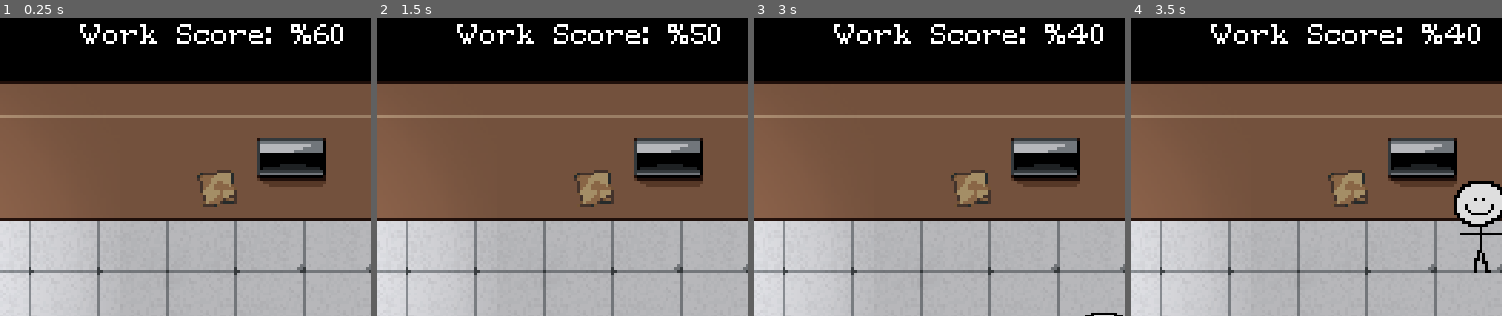
Above: before the commit, frames 1-4 (left to right).
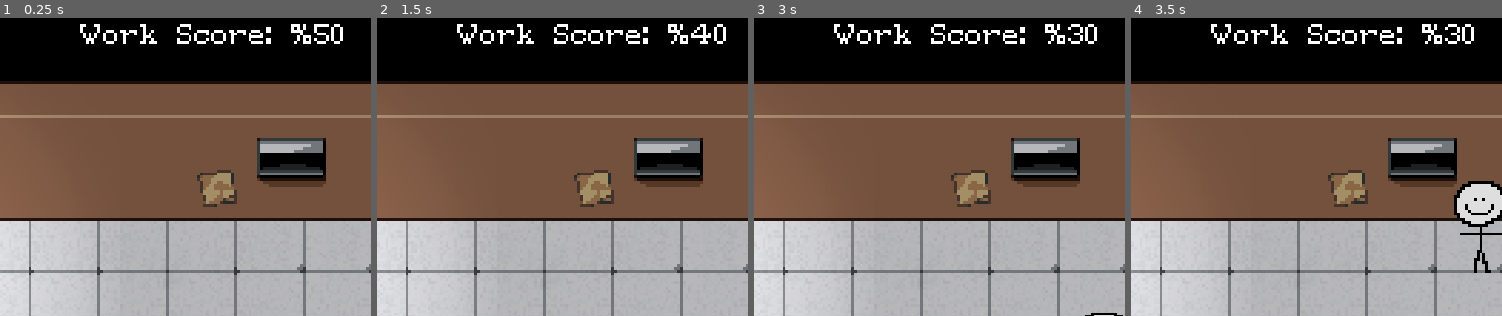
Above: after the commit, the same moments.

Repository: ChespinBlue/chespinblue-acerolagamjam0
Game: Godot game, scene res://main.tscn
Two runs of this game, one before a commit and one after it. Both use one fixed random seed, a clock stepped at 60 frames per second and the inputs below.
Inputs:
- Up to frame 1 (0.25 s): no input
- Up to frame 2 (1.5 s): tap Enter at 0.5 s; hold D (right) 0.53-1.28 s; hold E (interact) 0.53-1.28 s; hold S (down) from 1.28 s (still down); tap T (test) at 1.35 s
- Up to frame 3 (3 s): tap Space at 2 s; release S (down) at 2.03 s; hold D (right) 2.03-2.78 s; hold E (interact) 2.03-2.78 s; tap Enter at 2.75 s; hold W (up) from 2.78 s (still down); tap T (test) at 2.85 s
- Up to frame 4 (3.5 s): keep holding W (up)
The pictures show only the part of the screen within x 50-100%, y 0-50%; the shares and areas given below are measured in that part.

The runs differ from the first frame. In frame 1, less than 0.1% of the frame differs, in the area x 84-89%, y 2-7%; in frame 2, 0.4%, in the area x 84-95%, y 2-9%; in frame 3, 0.4%; in frame 4, 0.4%.

Commit message:
order 1 profile picture

Diff:
--- a/Work_Score.gd
+++ b/Work_Score.gd
@@ -1,16 +1,19 @@
 extends Control
 @onready var workscoreS = $Label
-
-# Called when the node enters the scene tree for the first time.
+@onready var workscoreColor = $Label/theme_override_colors/font_color
+# Called when the node enters the scne tree for the first time.
 func _ready():
 	workscoreS.text = str("Work Score: %",workscore)
 
 
 # Called every frame. 'delta' is the elapsed time since the previous frame.
 func _process(delta):
-	pass
+	if workscore < 0:
+		#workscoreColor = [1.00, 0.00, 0.00, 1.00]
+		pass
 
-var workscore = 60
+
+var workscore = 50
 
 func _input(event):
 	if event.is_action_pressed("test"):
--- a/computer/computer.gd
+++ b/computer/computer.gd
@@ -7,8 +7,14 @@
 @onready var email2p = $Panel/emails/email2p
 
 
+var order1done = false
+var order1F = false
+@onready var order1 = $Panel/orders/order1
+@onready var order1button = $Panel/orders/order1button
+@onready var profileC1 = $Panel/orders/order1/profileC1
 
-@onready var order1 = $Panel/orders/order1
+
+
 
 var incomputerrange = false
 var usingComputer = false
@@ -23,6 +29,15 @@
 func _process(delta):
 	if usingComputer == true:
 		visible = true
+
+
+
+
+	######### orders
+	if order1done == false:
+		order1button.visible = true
+	else:
+		order1button.visible = false
 
 
 
@@ -92,3 +107,8 @@
 		order1.visible = true
 	else:
 		order1.visible = false
+func _on_profile_1_pressed():
+	if profileC1.visible == false:
+		profileC1.visible = true
+	else:
+		profileC1.visible = false
--- a/computer/computer.tscn
+++ b/computer/computer.tscn
@@ -1,10 +1,11 @@
-[gd_scene load_steps=10 format=3 uid="uid://cs7v5mof3upen"]
+[gd_scene load_steps=12 format=3 uid="uid://cs7v5mof3upen"]
 
 [ext_resource type="Texture2D" uid="uid://cacyy7heup80l" path="res://computer/computer_frame.png" id="1_c4noa"]
 [ext_resource type="Script" path="res://computer/computer.gd" id="1_hhnob"]
 [ext_resource type="Theme" uid="uid://ga7cbaeus3uk" path="res://styles/computer/computer.tres" id="4_nlewb"]
 [ext_resource type="StyleBox" uid="uid://drqp2hyroqba3" path="res://styles/computer/computerButtonHover.tres" id="5_7juhs"]
 [ext_resource type="Texture2D" uid="uid://o1oyl45auime" path="res://profiles/furniture.png" id="5_lehrm"]
+[ext_resource type="Texture2D" uid="uid://b34f4y5fh4e7m" path="res://profiles/FurntitureClose.png" id="6_fisxj"]
 
 [sub_resource type="StyleBoxFlat" id="StyleBoxFlat_073us"]
 bg_color = Color(1, 1, 1, 1)
@@ -22,10 +23,14 @@
 shadow_color = Color(0, 0, 0, 0.196078)
 shadow_size = 1
 
+[sub_resource type="StyleBoxFlat" id="StyleBoxFlat_rret6"]
+bg_color = Color(0, 0, 0, 0.196078)
+
 [node name="computer" type="Control"]
 layout_mode = 3
 anchors_preset = 0
 size_flags_horizontal = 0
+theme = ExtResource("4_nlewb")
 script = ExtResource("1_hhnob")
 metadata/_edit_use_anchors_ = true
 
@@ -58,7 +63,7 @@
 offset_right = 40.0
 offset_bottom = 20.0
 theme = ExtResource("4_nlewb")
-text = "EMAILS"
+text = "INBOX"
 
 [node name="email1p" type="Button" parent="Panel/emails"]
 layout_mode = 0
@@ -90,6 +95,7 @@
 text = "Company Wide Anouncment"
 
 [node name="body1" type="Label" parent="Panel/emails/email1"]
+layout_mode = 0
 offset_left = 4.0
 offset_top = 17.0
 offset_right = 140.0
@@ -104,7 +110,7 @@
 client, but we have been
 working to fix that.
 
--Joe CEO"
+-Joe, CEO"
 
 [node name="email2p" type="Button" parent="Panel/emails"]
 visible = false
@@ -137,12 +143,13 @@
 layout_mode = 0
 offset_left = 4.0
 offset_top = 2.0
-offset_right = 90.0
+offset_right = 98.0
 offset_bottom = 13.0
 theme_override_font_sizes/font_size = 8
 text = "Work From Home"
 
 [node name="body2" type="Label" parent="Panel/emails/email2"]
+layout_mode = 0
 offset_left = 4.0
 offset_top = 17.0
 offset_right = 98.0
@@ -155,14 +162,14 @@
 work from home.
 Yipee!
 
--Jeff, Regional
+-Jeff, Floor
 Manager"
 
 [node name="orders" type="Panel" parent="Panel"]
 layout_mode = 0
 offset_left = 64.0
 offset_top = 112.0
-offset_right = 218.0
+offset_right = 224.0
 offset_bottom = 154.0
 theme = ExtResource("4_nlewb")
 
@@ -181,7 +188,7 @@
 layout_mode = 0
 offset_left = 2.0
 offset_top = 13.0
-offset_right = 152.0
+offset_right = 158.0
 offset_bottom = 40.0
 text = "General Furniture Store
 -Commercial Location"
@@ -205,22 +212,26 @@
 text = "Purchasing:
 -118 g elecricity
 Cost:
--$580.99"
+-$580.99
+History:
+-27 previous
+orders"
 
 [node name="fraud1" type="Button" parent="Panel/orders/order1"]
 layout_mode = 0
-offset_left = 30.0
-offset_top = 73.0
-offset_right = 71.0
-offset_bottom = 98.0
+offset_left = 77.0
+offset_top = 75.0
+offset_right = 118.0
+offset_bottom = 100.0
 theme_override_colors/font_color = Color(0.74902, 0, 0, 1)
 text = "FRUAD"
 
 [node name="real1" type="Button" parent="Panel/orders/order1"]
-offset_left = 74.0
-offset_top = 73.0
-offset_right = 115.0
-offset_bottom = 98.0
+layout_mode = 0
+offset_left = 32.0
+offset_top = 75.0
+offset_right = 73.0
+offset_bottom = 100.0
 text = "REAL"
 
 [node name="profile1" type="Button" parent="Panel/orders/order1"]
@@ -233,6 +244,23 @@
 theme_override_font_sizes/font_size = 0
 icon = ExtResource("5_lehrm")
 
+[node name="profileC1" type="Sprite2D" parent="Panel/orders/order1"]
+visible = false
+z_index = 1
+position = Vector2(16, 78)
+scale = Vector2(2, 2)
+texture = ExtResource("6_fisxj")
+
+[node name="profilec1dark" type="Panel" parent="Panel/orders/order1/profileC1"]
+show_behind_parent = true
+z_index = -1
+offset_left = -53.0
+offset_top = -40.0
+offset_right = 59.0
+offset_bottom = 37.0
+mouse_filter = 2
+theme_override_styles/panel = SubResource("StyleBoxFlat_rret6")
+
 [node name="screen transiton" type="Timer" parent="."]
 wait_time = 0.005
 autostart = true
@@ -245,5 +273,6 @@
 [connection signal="pressed" from="Panel/emails/email2p" to="." method="_on_email_2p_pressed"]
 [connection signal="timeout" from="Panel/emails/email2timer" to="." method="_on_email_2_timer_timeout"]
 [connection signal="pressed" from="Panel/orders/order1button" to="." method="_on_order_1_button_pressed"]
+[connection signal="pressed" from="Panel/orders/order1/profile1" to="." method="_on_profile_1_pressed"]
 [connection signal="timeout" from="screen transiton" to="." method="_on_screen_transiton_timeout"]
 [connection signal="timeout" from="screen_wait" to="." method="_on_screen_wait_timeout"]
--- a/main.tscn
+++ b/main.tscn
@@ -322,7 +322,7 @@
 size = Vector2(8.5, 5.625)
 
 [sub_resource type="RectangleShape2D" id="RectangleShape2D_vgr7p"]
-size = Vector2(25, 19)
+size = Vector2(21, 19)
 
 [sub_resource type="StyleBoxFlat" id="StyleBoxFlat_ll8hi"]
 bg_color = Color(0, 0, 0, 0.392157)
@@ -406,20 +406,20 @@
 [node name="exit" type="Button" parent="pause screen"]
 process_mode = 3
 layout_mode = 0
-offset_left = 169.0
-offset_top = 98.0
-offset_right = 270.0
-offset_bottom = 129.0
+offset_left = 29.0
+offset_top = 104.0
+offset_right = 128.0
+offset_bottom = 135.0
 theme = ExtResource("9_h15q2")
-text = "~ quit ~"
+text = "quit"
 
 [node name="resume" type="Button" parent="pause screen"]
 process_mode = 3
 layout_mode = 0
-offset_left = 31.0
-offset_top = 97.0
-offset_right = 130.0
-offset_bottom = 128.0
+offset_left = 154.0
+offset_top = 104.0
+offset_right = 253.0
+offset_bottom = 135.0
 theme = ExtResource("9_h15q2")
 text = "resume"
 
@@ -459,7 +459,7 @@
 script = ExtResource("1_rd8sq")
 
 [node name="chutenoteareacollision" type="CollisionShape2D" parent="TileMap/chutenotearea"]
-position = Vector2(84.5, -35.5)
+position = Vector2(86.5, -35.5)
 shape = SubResource("RectangleShape2D_vgr7p")
 
 [node name="chutenote" type="Sprite2D" parent="TileMap/chutenotearea"]
--- a/styles/computer/computer.tres
+++ b/styles/computer/computer.tres
@@ -13,6 +13,7 @@
 Button/colors/font_color = Color(0, 0, 0, 1)
 Button/font_sizes/font_size = 8
 Button/fonts/font = ExtResource("1_kd524")
+Button/styles/focus = ExtResource("2_odf46")
 Button/styles/hover = ExtResource("2_7a6rt")
 Button/styles/normal = ExtResource("2_odf46")
 Label/colors/font_color = Color(0, 0, 0, 1)
Binary file changed: fonts/PixelOfficeSerrif1.ttf
Binary file added: profiles/FurnitureFclose.jpg
Not shown, added: profiles/FurnitureFclose.jpg.import
Binary file added: profiles/FurntitureClose.png
Not shown, added: profiles/FurntitureClose.png.import
